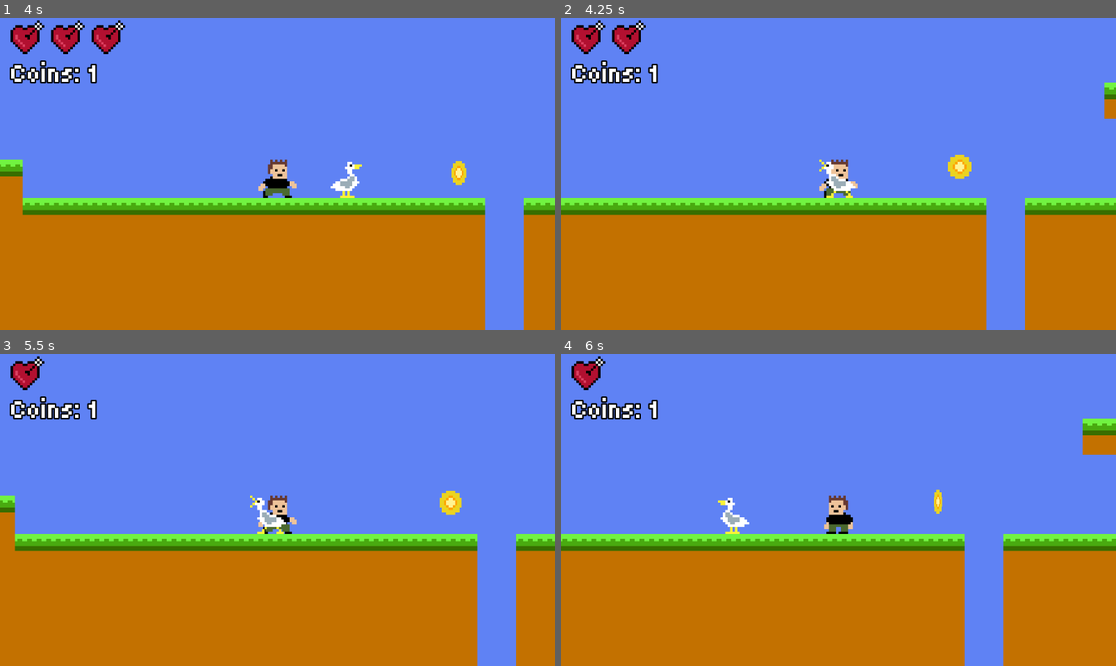
Above: before the commit, frames 1-4 (two rows, left to right).
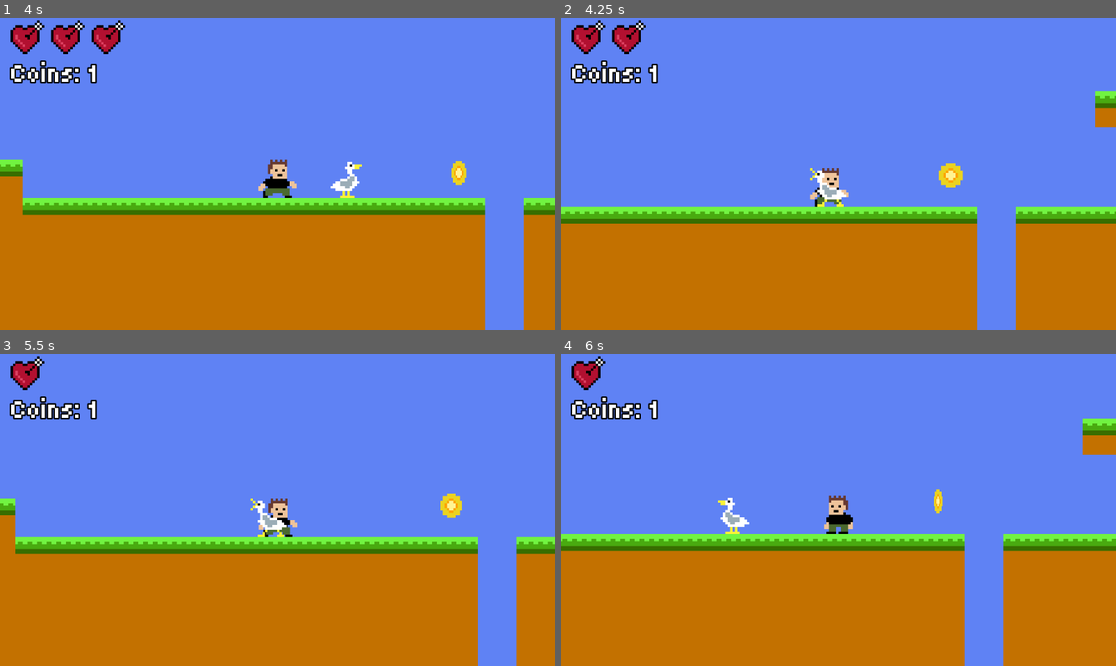
Above: after the commit, the same moments.

Repository: BrendanGasparin/gd-2d-platformer
Game: Godot game, scene res://Scenes/Levels/W1L1.tscn
Same seed, same stepped clock (60 frames per second), same inputs: the game is played once before the commit and once after it.
Inputs:
- Up to frame 1 (4 s): hold Right (move_right) 0.53-2.03 s; tap Up (jump) at 0.77, 1.52, 3.02, 3.77 s; hold Left (move_left) 2.03-2.78 s; hold Right (move_right) from 2.78 s (still down)
- Up to frame 2 (4.25 s): keep holding Right (move_right)
- Up to frame 3 (5.5 s): release Right (move_right) at 4.28 s; hold Left (move_left) 4.28-5.03 s; tap Up (jump) at 4.52 s; hold Right (move_right) from 5.03 s (still down)
- Up to frame 4 (6 s): release Right (move_right) at 5.78 s; hold Left (move_left) from 5.78 s (still down)

Frame 1 is identical in both runs. In frame 2, 11% of the frame differs, in the area x 0-100%, y 20-100%; in frame 3, 4.8%; in frame 4, less than 0.1%.

Commit message:
Add camera shake when player takes damage

Diff:
--- a/Scenes/player.tscn
+++ b/Scenes/player.tscn
@@ -2,6 +2,7 @@
 
 [ext_resource type="Script" uid="uid://cn6cows8pqhur" path="res://Scripts/player.gd" id="1_cvnsp"]
 [ext_resource type="Texture2D" uid="uid://oydmunb7j23y" path="res://Sprites/Characters/player001_idle.png" id="2_cvnsp"]
+[ext_resource type="Script" uid="uid://b3crevjuxw12l" path="res://Scripts/camera_shake.gd" id="3_3smsa"]
 [ext_resource type="Texture2D" uid="uid://chet1g3jyulkh" path="res://Sprites/Characters/player100_running.png" id="3_6t5aa"]
 [ext_resource type="Script" uid="uid://lda7xn3ac3n4" path="res://Scripts/player_ui.gd" id="3_x3wgy"]
 [ext_resource type="Texture2D" uid="uid://cmmyv27tmes7q" path="res://Sprites/Objects/heart.png" id="4_vgqql"]
@@ -102,6 +103,7 @@
 [node name="Camera2D" type="Camera2D" parent="." unique_id=734353865]
 position = Vector2(0, -10)
 zoom = Vector2(5, 5)
+script = ExtResource("3_3smsa")
 
 [node name="CanvasLayer" type="CanvasLayer" parent="." unique_id=1060715555]
 script = ExtResource("3_x3wgy")
--- /dev/null
+++ b/Scripts/camera_shake.gd
@@ -0,0 +1,20 @@
+extends Camera2D
+
+var intensity : float = 0.0
+
+func _ready():
+	get_parent().OnUpdateHealth.connect(_damage_shake)
+
+func _damage_shake(health: int):
+	intensity = 10
+
+func _process(delta):
+	if intensity > 0:
+		# Decrease intensity of shake to zero over time
+		intensity = lerpf(intensity, 0, delta * 10)
+		offset = _get_random_offset()
+
+func _get_random_offset():
+	var x = randf_range(-intensity, intensity)
+	var y = randf_range(-intensity, intensity)
+	return Vector2(x, y)
Not shown, added: Scripts/camera_shake.gd.uid
